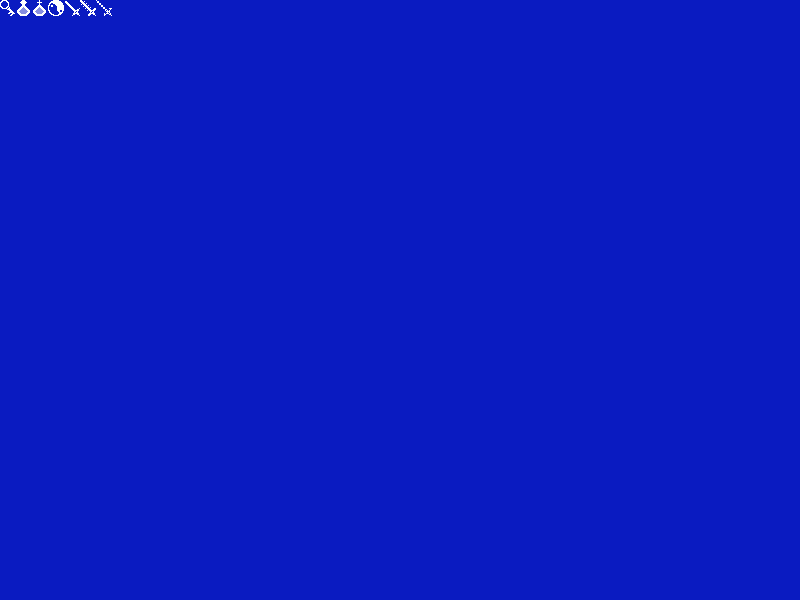
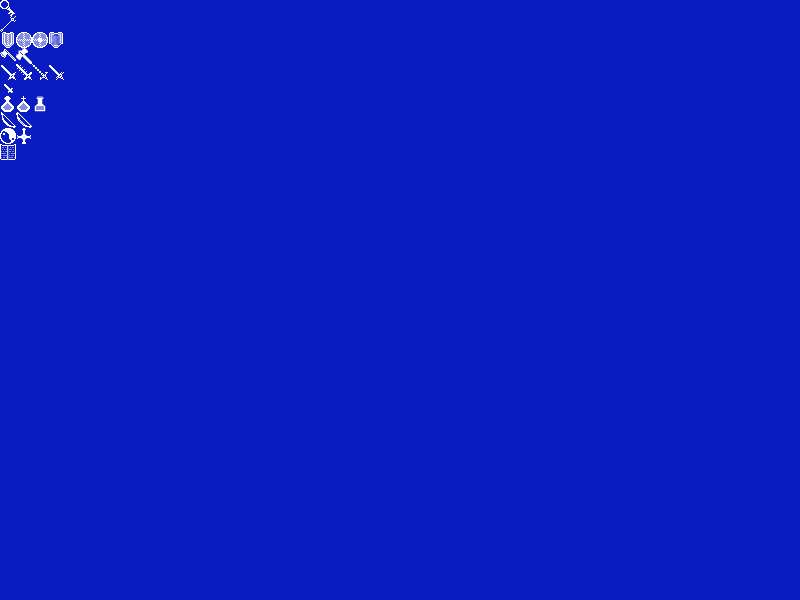
Layers edited between the first and the second 800 x 600 image:
moved "Gradient" above "Pasted Layer #1", painted on it over [0, 0, 96, 160]
hid "Pasted Layer #1", painted on it over [34, 0, 112, 112]
